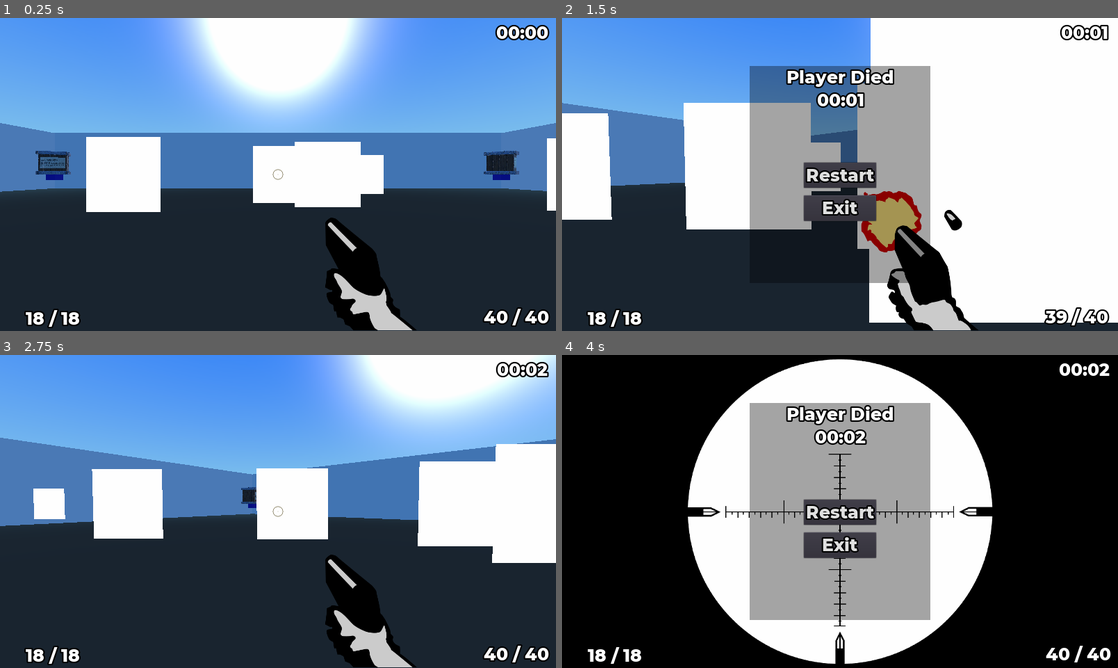
Above: before the commit, frames 1-4 (two rows, left to right).
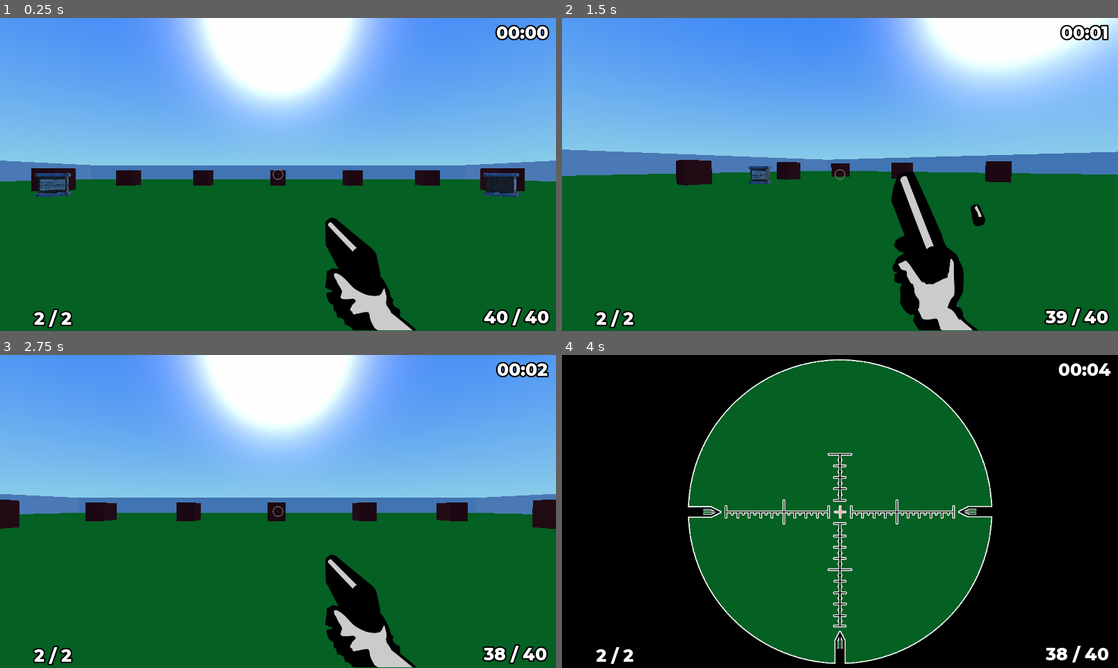
Above: after the commit, the same moments.

Repository: namanjainv/game-design
Game: Godot game, scene res://World/World.tscn
The game is run twice, just before and just after one commit, with the same random seed, the same clock (stepped at 60 frames per second) and the same inputs.
Inputs (mouse positions are in pixels of both pictures, inside the frame that each line leads up to):
- Up to frame 1 (0.25 s): no input
- Up to frame 2 (1.5 s): move the mouse to (867, 174) at 0.52 s; hold W (move_forwards) from 0.53 s (still down); tap M (maximize) at 0.6 s; move the mouse to (812, 174) at 1.27 s; click (812, 174) at 1.35 s
- Up to frame 3 (2.75 s): release W (move_forwards) at 2 s; click (278, 511) at 2 s, where only the run before the commit has a clickable "Restart"
- Up to frame 4 (4 s): move the mouse to (851, 505) at 2.77 s; hold W (move_forwards) from 2.78 s (still down); tap Z (zoom) at 2.85 s; move the mouse to (834, 517) at 3.52 s; tap M (maximize) at 3.6 s

The runs differ from the first frame. In frame 1, 58% of the frame differs, in the area x 0-100%, y 33-100%; in frame 2, 80%; in frame 3, 81%, in the area x 0-100%, y 0-100%; in frame 4, 41%.

Commit message:
completed assignment 2

Diff:
--- /dev/null
+++ b/Assignment 2/Doom Clone/Components/Floors/Carpet.tscn
@@ -0,0 +1,21 @@
+[gd_scene load_steps=4 format=2]
+
+[sub_resource type="SpatialMaterial" id=8]
+albedo_color = Color( 0, 0.596078, 0.0941176, 1 )
+
+[sub_resource type="CubeMesh" id=9]
+material = SubResource( 8 )
+size = Vector3( 1, 0.01, 1 )
+
+[sub_resource type="ConvexPolygonShape" id=10]
+points = PoolVector3Array( -0.5, 0.005, 0.5, 0.5, 0.005, -0.5, 0.5, 0.005, 0.5, -0.5, 0.005, -0.5, -0.5, -0.005, 0.5, 0.5, -0.005, -0.5, 0.5, -0.005, 0.5, -0.5, -0.005, -0.5, 0.5, 0.005, 0.5, -0.5, 0.005, -0.5, 0.5, 0.005, -0.5, -0.5, 0.005, 0.5, 0.5, -0.005, 0.5, -0.5, -0.005, -0.5, 0.5, -0.005, -0.5, -0.5, -0.005, 0.5, 0.5, 0.005, 0.5, -0.5, -0.005, 0.5, -0.5, 0.005, 0.5, 0.5, -0.005, 0.5, 0.5, 0.005, -0.5, -0.5, -0.005, -0.5, -0.5, 0.005, -0.5, 0.5, -0.005, -0.5 )
+
+[node name="Play Area" type="MeshInstance"]
+transform = Transform( 100, 0, 0, 0, 1, 0, 0, 0, 100, 0, -0.1, 0 )
+mesh = SubResource( 9 )
+material/0 = null
+
+[node name="StaticBody" type="StaticBody" parent="."]
+
+[node name="CollisionShape" type="CollisionShape" parent="StaticBody"]
+shape = SubResource( 10 )
--- a/Assignment 2/Doom Clone/Components/Obstacle/Obstacle.tscn
+++ b/Assignment 2/Doom Clone/Components/Obstacle/Obstacle.tscn
@@ -1,23 +1,23 @@
 [gd_scene load_steps=4 format=2]
 
-[sub_resource type="BoxShape" id=8]
+[sub_resource type="BoxShape" id=1]
 
-[sub_resource type="SpatialMaterial" id=9]
-albedo_color = Color( 0.129412, 0.0941176, 0.721569, 1 )
+[sub_resource type="SpatialMaterial" id=3]
+albedo_color = Color( 0.486275, 0, 0, 1 )
 
-[sub_resource type="CubeMesh" id=10]
-material = SubResource( 9 )
+[sub_resource type="CubeMesh" id=2]
+material = SubResource( 3 )
 
 [node name="Obstacle" type="RigidBody"]
-transform = Transform( 1, 0, 0, 0, 1, 0, 0, 0, 1, 30, 0, 30 )
 input_ray_pickable = false
 mode = 1
 gravity_scale = 0.0
 can_sleep = false
 
 [node name="CollisionShape" type="CollisionShape" parent="."]
-shape = SubResource( 8 )
+transform = Transform( 1, 0, 0, 0, 3, 0, 0, 0, 1, 0, 0, 0 )
+shape = SubResource( 1 )
 
 [node name="MeshInstance" type="MeshInstance" parent="."]
-mesh = SubResource( 10 )
+mesh = SubResource( 2 )
 material/0 = null
--- a/Assignment 2/Doom Clone/Levels/Level-01.json
+++ b/Assignment 2/Doom Clone/Levels/Level-01.json
@@ -1,14 +1,45 @@
 {
-  "maxAmmo" : 40,
+  "arenaSize" : [ 123, 147 ],
+  "maxAmmo"   : 40,
 
   "AMMO" : {
     "tscn" : "res://Meshes/box-gltf/Box.tscn",
 
     "instances" : [
-      [ [ -10.0, 0, -10.0 ], "19+1d11" ],
-      [ [  10.0, 0,  10.0 ], "19+1d11" ],
-      [ [ -10.0, 0,  10.0 ], "19+1d11" ],
-      [ [  10.0, 0, -10.0 ], "19+1d11" ]
+      [ [ -10.0, 0.5, -10.0 ], "19+1d11" ],
+      [ [  10.0, 0.5,  10.0 ], "19+1d11" ],
+      [ [ -10.0, 0.5,  10.0 ], "19+1d11" ],
+      [ [  10.0, 0.5, -10.0 ], "19+1d11" ]
+    ]
+  },
+
+  "OBSTACLES" : {
+    "tscn" : "res://Components/Obstacle/Obstacle.tscn",
+
+    "instances" : [
+      [ [ -20,    0,  -30.0 ] ],
+      [ [ -10,    0,  -30.0 ] ],
+      [ [   0,    0,  -30.0 ] ],
+      [ [  10,    0,  -30.0 ] ],
+      [ [  20,    0,  -30.0 ] ],
+
+      [ [ -20,    0,  -20.0 ] ],
+      [ [ -20,    0,  -10.0 ] ],
+      [ [ -20,    0,    0.0 ] ],
+      [ [ -20,    0,   10.0 ] ],
+      [ [ -20,    0,   20.0 ] ],
+
+      [ [  20,    0,  -20.0 ] ],
+      [ [  20,    0,  -10.0 ] ],
+      [ [  20,    0,    0.0 ] ],
+      [ [  20,    0,   10.0 ] ],
+      [ [  20,    0,   20.0 ] ],
+
+      [ [ -20,    0,   30.0 ] ],
+      [ [ -10,    0,   30.0 ] ],
+      [ [   0,    0,   30.0 ] ],
+      [ [  10,    0,   30.0 ] ],
+      [ [  20,    0,   30.0 ] ]
     ]
   },
 
@@ -21,45 +52,7 @@
     },
 
     "instances" : [
-      [ [  -5.71379,  0,  -8.25133 ], "2d2" ],
-      [ [  11.2862,   0,  -8.25133 ], "2d2" ],
-      [ [   0.172808, 0, -10.721   ], "2d2" ],
-      [ [  -9.38564,  0, -14.6541  ], "2d2" ],
-      [ [   6.02678,  0, -15.5231  ], "2d2" ],
-      [ [   2.09364,  0,  -9.39468 ], "2d2" ],
-      [ [ -23.0907,   0,   3.65265 ], "2d2" ],
-      [ [ -15.2833,   0,   2.5093  ], "2d2" ],
-      [ [ -26.7626,   0,  -2.75013 ], "2d2" ],
-      [ [  -6.09075,  0,   3.65265 ], "2d2" ],
-      [ [ -11.3502,   0,  -3.61908 ], "2d2" ],
-      [ [ -17.2042,   0,   1.18301 ], "2d2" ],
-      [ [ -26.2538,   0,  15.2697  ], "2d2" ],
-      [ [  -9.25376,  0,  15.2697  ], "2d2" ],
-      [ [ -14.5132,   0,   7.99796 ], "2d2" ],
-      [ [ -20.3672,   0,  12.8001  ], "2d2" ],
-      [ [ -18.4463,   0,  14.1263  ], "2d2" ],
-      [ [ -29.9256,   0,   8.86691 ], "2d2" ] ]
-  },
-
-  "OBSTACLES" : {
-    "tscn" : "res://Components/Obstacle/Obstacle.tscn",
-
-    "instances" : [
-      [ [ -40.0, 0, -40.0 ], "19+1d11" ],
-      [ [  40.0, 0,  40.0 ], "19+1d11" ],
-      [ [ -40.0, 0,  40.0 ], "19+1d11" ],
-      [ [  40.0, 0, -40.0 ], "19+1d11" ]
-    ]
-  },
-
-  "WALLS": {
-    "tscn" : "res://Components/Wall/Wall.tscn",
-
-    "parameters": {
-      "height": 5,
-      "width": 0.5,
-      "x": 41,
-      "z": 41
-    }
+      [ [ -18.4463,   2,  14.1263  ], "2d2" ],
+      [ [ -29.9256,   2,   8.86691 ], "2d2" ] ]
   }
 }
--- a/Assignment 2/Doom Clone/Levels/Level-02.json
+++ b/Assignment 2/Doom Clone/Levels/Level-02.json
@@ -1,14 +1,33 @@
 {
+  "arenaSize" : [ 75, 75 ],
   "maxAmmo" : 40,
 
   "AMMO" : {
     "tscn" : "res://Meshes/box-gltf/Box.tscn",
 
     "instances" : [
-      [ [ -10.0, 0, -10.0 ], "19+1d11" ],
-      [ [  10.0, 0,  10.0 ], "19+1d11" ],
-      [ [ -10.0, 0,  10.0 ], "19+1d11" ],
-      [ [  10.0, 0, -10.0 ], "19+1d11" ]
+      [ [ -20.0, 0, -20.0 ], "19+1d11" ],
+      [ [  20.0, 0,  20.0 ], "19+1d11" ],
+      [ [ -20.0, 0,  20.0 ], "19+1d11" ],
+      [ [  20.0, 0, -20.0 ], "19+1d11" ]
+    ]
+  },
+
+  "OBSTACLES" : {
+    "tscn" : "res://Components/Obstacle/Obstacle.tscn",
+
+    "instances" : [
+      [ [ -20,    0,  -30.0 ] ],
+      [ [ -10,    0,  -30.0 ] ],
+      [ [   0,    0,  -30.0 ] ],
+      [ [  10,    0,  -30.0 ] ],
+      [ [  20,    0,  -30.0 ] ],
+
+      [ [ -20,    0,   30.0 ] ],
+      [ [ -10,    0,   30.0 ] ],
+      [ [   0,    0,   30.0 ] ],
+      [ [  10,    0,   30.0 ] ],
+      [ [  20,    0,   30.0 ] ]
     ]
   },
 
@@ -21,8 +40,6 @@
     },
 
     "instances" : [
-      [ [ -20.3672,   0,  12.8001  ], "2d2" ],
-      [ [ -18.4463,   0,  14.1263  ], "2d2" ],
-      [ [ -29.9256,   0,   8.86691 ], "2d2" ] ]
+      [ [ -29.9256,   2,   8.86691 ], "2d2" ] ]
   }
 }
--- a/Assignment 2/Doom Clone/World/World.gd
+++ b/Assignment 2/Doom Clone/World/World.gd
@@ -25,9 +25,9 @@
   if obstacles != null :
     _addObstacles( obstacles.get( 'tscn', null ), obstacles.get( 'instances', [] ) )
 
-  var walls = levelData.get( 'WALLS', null )
+  var walls = levelData.get( 'arenaSize', null )
   if walls != null :
-    _addWall( walls.get( 'tscn', null ), walls.get( 'parameters', null ) )
+    _addWall( "res://Components/Wall/Wall.tscn" , walls )
   get_node( 'HUD Layer' )._resetAmmo( levelData.get( 'maxAmmo', DEFAULT_MAX_AMMO ) )
 
   get_node( 'Player' )._ready()
@@ -66,32 +66,42 @@
   if model == null:
     print( 'There is no model for Walls defined' )
     return
+
+  var carpetModel = load ( "res://Components/Floors/Carpet.tscn" )
+
   var wallScene = load( model )
   var inst
+
+  inst = carpetModel.instance()
+  inst.name = "Floor"
+  inst.scale = Vector3(parameters[0], 1, parameters[1])
+  inst.translation = Vector3(0, -0.1, 0)
+  get_node( '.' ).add_child( inst )
+
   #- Horizontal Walls
   inst = wallScene.instance()
   inst.name = "Wall-01"
-  inst.translation = Vector3( parameters.get( 'x', null ), parameters.get( 'height', null )*0.5, 0 )
-  inst.scale = Vector3( 0.5, parameters.get( 'height', null ), parameters.get( 'z', null ))
+  inst.translation = Vector3( parameters[0]/2, 1.5, 0 )
+  inst.scale = Vector3( 0.5, 3, parameters[1]/2 )
   get_node( '.' ).add_child( inst )
 
   inst = wallScene.instance()
   inst.name = "Wall-02"
-  inst.translation = Vector3( -parameters.get( 'x', null ), parameters.get( 'height', null )*0.5, 0 )
-  inst.scale = Vector3( 0.5, parameters.get( 'height', null ), parameters.get( 'z', null ))
+  inst.translation = Vector3( -parameters[0]/2, 1.5, 0 )
+  inst.scale = Vector3( 0.5, 3, parameters[1]/2 )
   get_node( '.' ).add_child( inst )
 
   #- Vertical Walls
   inst = wallScene.instance()
   inst.name = "Wall-03"
-  inst.translation = Vector3( 0, parameters.get( 'height', null )*0.5, parameters.get( 'z', null ) )
-  inst.scale = Vector3( parameters.get( 'x', null ), parameters.get( 'height', null ), 0.5 )
+  inst.translation = Vector3( 0, 1.5, parameters[1]/2 )
+  inst.scale = Vector3( parameters[0]/2, 3, 0.5 )
   get_node( '.' ).add_child( inst )
 
   inst = wallScene.instance()
   inst.name = "Wall-04"
-  inst.translation = Vector3( 0, parameters.get( 'height', null )*0.5, -parameters.get( 'z', null ) )
-  inst.scale = Vector3( parameters.get( 'x', null ), parameters.get( 'height', null ), 0.5 )
+  inst.translation = Vector3( 0, 1.5, -parameters[1]/2 )
+  inst.scale = Vector3( parameters[0]/2, 3, 0.5 )
   get_node( '.' ).add_child( inst )
   print( "Walls added" )
 
@@ -113,7 +123,7 @@
 
     inst = obstacleScene.instance()
     inst.name = 'Obstacle-%02d' % index
-    inst.translation = Vector3( pos[0], pos[1], pos[2] )
+    inst.translation = Vector3( pos[0], pos[1]+1, pos[2] )
     print( '%s at %s added.' % [ inst.name, str( pos ) ] )
 
     get_node( '.' ).add_child( inst )
